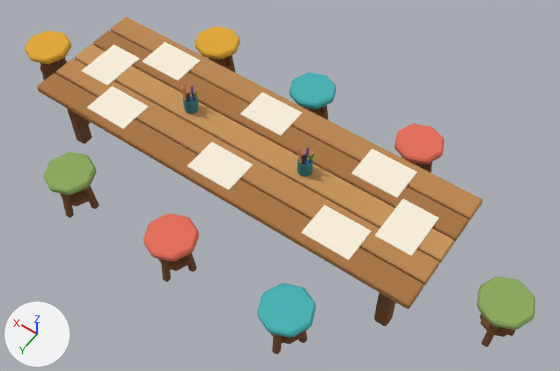
The glTF model Models/activities/sketch_table.glb: old version first, new version second.
Before and after are seen from a 50 mm camera at (-2.31, 2.82, 4.72) aimed at (-0.29, 0.0, 0.28). The axes (+X, +Y, +Z) are drawn at lower left. The lights are the same throughout. The picture after the commit comes second. Vertices at exactly the same position are counted once.

In view in the first picture: 'sketch_table'.
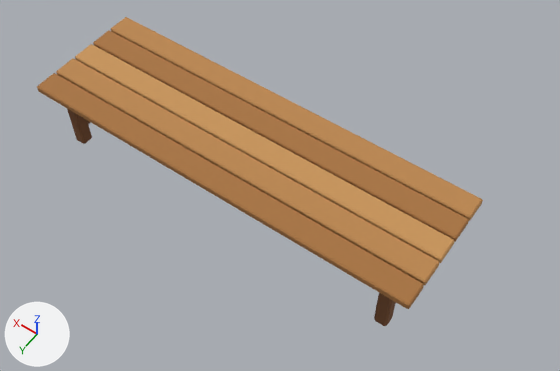
What differs and where, as boxes [x1, y1, x2, y2] in the pictures (560 x 371 px):
```json
{"object": "sketch_table", "change": "reshaped", "before": [25, 17, 535, 354], "after": [37, 17, 483, 326], "on screen": "13% narrower, 8% shorter"}
{"part": 1, "of": "me_sketch_table", "change": "deleted", "before": [25, 26, 535, 354]}
```

Edits to the scene script, one JSON object a line:
```json
{"block": "me_sketch_table", "where": "# used by ob_sketch_table; location = (0.0, 0.0, 0.0)"}
{"op": "remove", "block": "me_sketch_table", "code": "me_sketch_table.from_pydata(...)  # 1772 vertices, 3284 faces; spans x -2.23..2.23, y -1.03..1.03, z 0.0..0.82"}
{"op": "add", "block": "me_sketch_table", "code": "me_sketch_table.from_pydata(...)  # 312 vertices, 572 faces; spans x -1.6..1.6, y -0.49..0.49, z 0.0..0.6"}
{"block": "me_sketch_table", "change": "me_sketch_table part 1: 62 loose pieces with 1460 vertices, spanning x -2.23..2.23, y -1.03..1.03, z 0.0..0.82, are deleted"}
{"op": "remove", "block": "me_sketch_table", "code": "me_sketch_table.materials.append(mat_tint_seat_a__coral)"}
{"op": "remove", "block": "me_sketch_table", "code": "me_sketch_table.materials.append(mat_cream)"}
{"op": "remove", "block": "me_sketch_table", "code": "me_sketch_table.materials.append(mat_tint_seat_b__teal_light)"}
{"op": "remove", "block": "me_sketch_table", "code": "me_sketch_table.materials.append(mat_tint_seat_c__mustard)"}
{"op": "remove", "block": "me_sketch_table", "code": "me_sketch_table.materials.append(mat_tint_seat_d__sage)"}
{"op": "remove", "block": "me_sketch_table", "code": "me_sketch_table.materials.append(mat_tint_cup__teal)"}
{"op": "remove", "block": "me_sketch_table", "code": "me_sketch_table.materials.append(mat_black)"}
{"op": "remove", "block": "me_sketch_table", "code": "me_sketch_table.materials.append(mat_coral)"}
{"op": "remove", "block": "me_sketch_table", "code": "me_sketch_table.materials.append(mat_tan)"}
{"op": "remove", "block": "me_sketch_table", "code": "me_sketch_table.materials.append(mat_mustard)"}
{"op": "remove", "block": "me_sketch_table", "code": "me_sketch_table.materials.append(mat_blue)"}
{"op": "remove", "block": "me_sketch_table", "code": "me_sketch_table.materials.append(mat_green)"}
{"op": "remove", "block": "me_sketch_table", "code": "me_sketch_table.materials.append(mat_purple)"}
```
